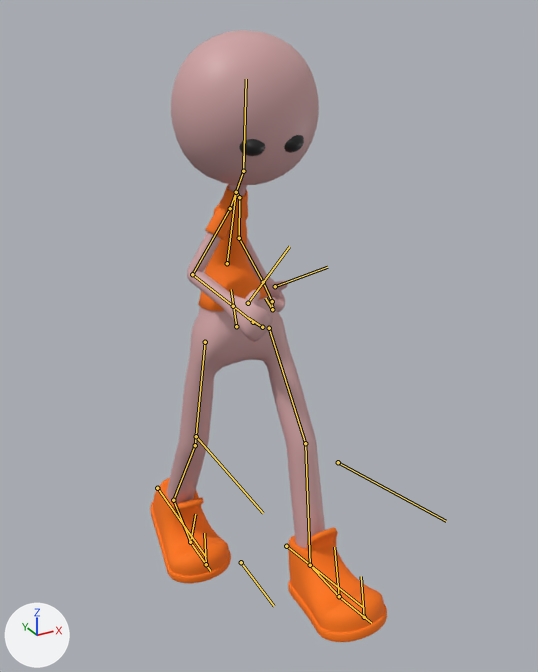
Before and after pictures for a commit that changed the glTF model public/dummy.gltf.
One viewpoint serves both versions: a 50 mm lens placed at (-1.2, -2.44, 2.33), pointed at (0.07, -0.14, 1.17). The axes (+X, +Y, +Z) are drawn at lower left. The lights are the same throughout. Both versions are drawn at frame 16 of the action 'Idle'; the numbers are the values there. The bones that bend it are drawn over the model as lines.

Objects in the first picture: 'BodyD', 'EyesD', 'HeadD', 'ShirtD', 'ShoesD'.
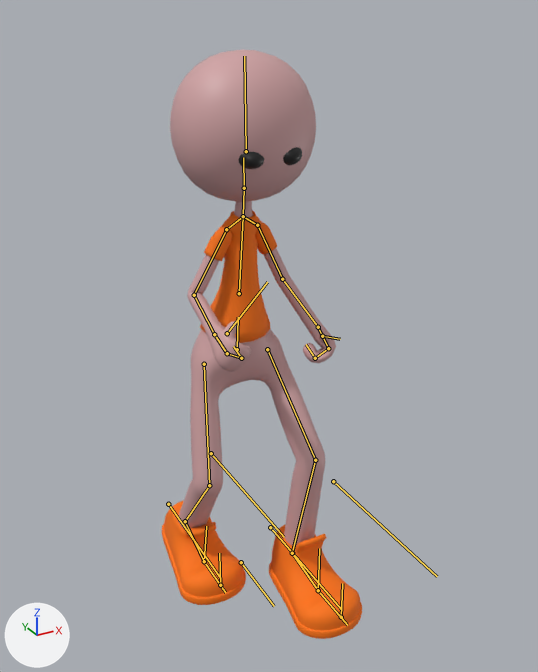
The edits, one by one:
Bone 'Spine1' (bone_spine1) moves from (0.0, -0.025, 0.0) to (0.0, -0.125, 0.0).
Bone 'Spine1' (bone_spine1) turns from (-17, 0, 0) to (7, 0, 0) degrees about its own x, y and z.
Bone 'Spine2' (bone_spine2) turns from (34, 0, 0) to (0, 0, 0) degrees about its own x, y and z.
Bone 'Shoulder.L' (bone_shoulder_l) turns from (-15, -20, 39) to (0, 0, 0) degrees about its own x, y and z.
Bone 'Bicep.L' (bone_bicep_l) turns from (-52, 70, -49) to (-90, 70, -90) degrees about its own x, y and z.
Bone 'Forearm.L' (bone_forearm_l) turns from (26, -11, -29) to (30, 0, 0) degrees about its own x, y and z.
Bone 'Neck' (bone_neck) turns from (18, 0, 0) to (0, 0, 0) degrees about its own x, y and z.
Bone 'Head' (bone_head) turns from (-30, 0, 0) to (-7, 0, 0) degrees about its own x, y and z.
Bone 'Shoulder.R' (bone_shoulder_r) turns from (-2, -25, 44) to (0, 0, 0) degrees about its own x, y and z.
Bone 'Bicep.R' (bone_bicep_r) turns from (-67, -70, 49) to (-90, -70, 90) degrees about its own x, y and z.
Bone 'Forearm.R' (bone_forearm_r) turns from (80, 18, -1) to (75, 0, 0) degrees about its own x, y and z.
Bone 'Thigh.L' (bone_thigh_l) turns from (-9, -1, -1) to (-43, -3, -3) degrees about its own x, y and z.
Bone 'Calf.L' (bone_calf_l) turns from (15, 0, 2) to (43, -2, 5) degrees about its own x, y and z.
Bone 'Foot.L' (bone_foot_l) turns from (0, 1, 1) to (-7, 3, 0) degrees about its own x, y and z.
Bone 'Thigh.R' (bone_thigh_r) turns from (27, 1, 3) to (-22, 4, 4) degrees about its own x, y and z.
Bone 'Calf.R' (bone_calf_r) turns from (18, 0, -2) to (49, 3, -6) degrees about its own x, y and z.
Bone 'Foot.R' (bone_foot_r) turns from (-7, -2, -4) to (-24, -5, -2) degrees about its own x, y and z.
Bone 'Toe.R' (bone_toe_r) turns from (-20, 0, 0) to (-10, 0, 0) degrees about its own x, y and z.

Where the change shows, as pixel boxes (x1, y1, x2, y2) in the pictures (538 x 672 px):
'BodyD', posed
    before: (167, 184, 325, 548)
    after: (178, 201, 336, 547)
'HeadD', posed
    before: (171, 30, 319, 185)
    after: (170, 49, 316, 202)
'ShoesD', posed (16% narrower, 15% shorter)
    before: (150, 478, 387, 642)
    after: (162, 500, 362, 639)
'ShirtD', posed (10% wider)
    before: (198, 184, 268, 311)
    after: (200, 210, 277, 343)
'EyesD', posed
    before: (239, 135, 304, 156)
    after: (239, 147, 302, 169)
bone 'Spine1', root to tip
    before: (236, 326) to (231, 289)
    after: (237, 349) to (238, 317)
bone 'Spine2', root to tip
    before: (227, 263) to (236, 192)
    after: (239, 293) to (243, 216)
bone 'Shoulder.L', root to tip
    before: (236, 192) to (239, 197)
    after: (243, 216) to (257, 225)
bone 'Bicep.L', root to tip
    before: (239, 197) to (239, 238)
    after: (257, 225) to (282, 279)
bone 'Forearm.L', root to tip
    before: (239, 238) to (263, 282)
    after: (282, 279) to (318, 327)
bone 'Neck', root to tip
    before: (236, 192) to (243, 171)
    after: (243, 216) to (244, 188)
bone 'Head', root to tip
    before: (243, 171) to (244, 140)
    after: (244, 188) to (243, 157)
bone 'Shoulder.R', root to tip
    before: (236, 192) to (230, 208)
    after: (243, 216) to (226, 229)
bone 'Bicep.R', root to tip
    before: (230, 208) to (192, 274)
    after: (226, 229) to (194, 295)
bone 'Forearm.R', root to tip
    before: (192, 274) to (233, 306)
    after: (194, 295) to (214, 334)
bone 'Thigh.L', root to tip
    before: (269, 328) to (305, 443)
    after: (267, 349) to (315, 460)
bone 'Calf.L', root to tip
    before: (305, 443) to (310, 565)
    after: (315, 460) to (292, 553)
bone 'Foot.L', root to tip
    before: (310, 565) to (339, 596)
    after: (292, 553) to (318, 590)
bone 'Thigh.R', root to tip
    before: (205, 342) to (195, 445)
    after: (204, 364) to (209, 485)
bone 'Calf.R', root to tip
    before: (195, 445) to (173, 500)
    after: (209, 485) to (185, 521)
bone 'Foot.R', root to tip
    before: (173, 500) to (190, 542)
    after: (185, 521) to (204, 561)
bone 'Toe.R', root to tip
    before: (190, 542) to (210, 571)
    after: (204, 561) to (225, 592)
